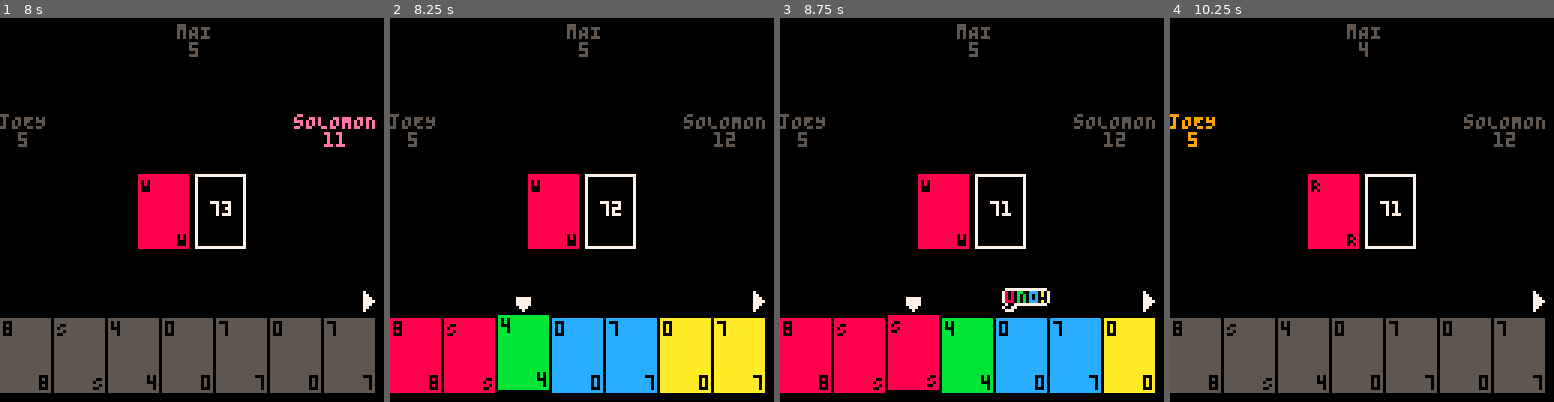
Above: before the commit, frames 1-4 (left to right).
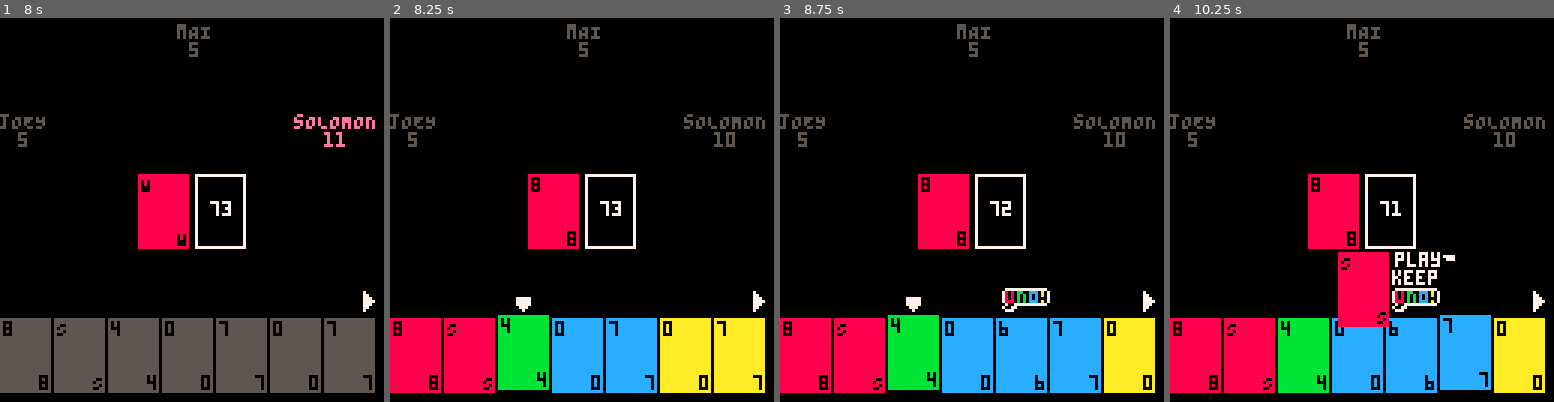
Above: after the commit, the same moments.

Repository: jakeharris/picuno
Game: PICO-8 cartridge carts/picuno.p8
The game is run twice, just before and just after one commit, with the same random seed, the same clock (stepped at 60 frames per second) and the same inputs.
Inputs:
- Up to frame 1 (8 s): tap X (X key) at 0.33, 1.07, 1.85, 2.97, 4.08, 5.2, 6.32, 7.43 s; tap O (Z key) at 0.7, 1.7, 2.1, 2.5, 2.9, 3.3, 3.7, 4.1, 4.5, 4.9, 5.3, 5.7, 6.1, 6.5, 6.9, 7.3, 7.7 s; hold Right 1.6-2.1 s; hold Up 2.15-2.42 s; hold Right 2.47-3.03 s; hold Left 3.08-3.58 s; hold Down 3.63-3.97 s; hold Right 4.02-4.68 s; hold Up 4.73-5.03 s; hold Left 5.08-5.68 s; hold Down 5.73-6.03 s; hold Right 6.08-6.58 s; hold Right 6.63-7.13 s; hold Up 7.18-7.45 s; hold Right from 7.5 s (still down)
- Up to frame 2 (8.25 s): release Right at 8.07 s; tap O (Z key) at 8.1 s; hold Left from 8.12 s (still down)
- Up to frame 3 (8.75 s): tap O (Z key) at 8.5 s; tap X (X key) at 8.55 s; release Left at 8.62 s; hold Down from 8.67 s (still down)
- Up to frame 4 (10.25 s): tap O (Z key) every 0.4 s from 8.9 to 10.1 s; release Down at 9 s; hold Right 9.05-9.72 s; tap X (X key) at 9.67 s; hold Up 9.77-10.07 s; hold Left from 10.12 s (still down)

Frame 1 is identical in both runs. In frame 2, 0.1% of the frame differs, in the area x 36-90%, y 30-59%; in frame 3, 5.2%; in frame 4, 21%, in the area x 0-98%, y 6-98%.

Commit message:
Finish implementing Solomon Mutou

Diff:
--- a/carts/picuno.p8
+++ b/carts/picuno.p8
@@ -1014,18 +1014,20 @@
   -- play a card in the most common color
   -- @todo: deprioritize wilds
 
-  local best_card = _solomon_find_best_card(players[player].hand)
+  local result = _solomon_find_best_card(players[player].hand)
+  local best_card = result.best_card
+  local color_counts = result.color_counts
 
   if best_card then
     del(players[player].hand, best_card)
-    _solomon_play_card(best_card)
+    _solomon_play_card(best_card, color_counts)
     if #players[player].hand == 1 then
       _solomon_try_defensive_uno(player)
     end
   else
     local card = draw()
     if can_play(card) then
-      _solomon_play_card(card)
+      _solomon_play_card(card, color_counts)
       if #players[player].hand == 1 then
         _solomon_try_defensive_uno(player)
       end
@@ -1039,11 +1041,11 @@
 function _solomon_find_best_card(hand)
 
   local color_counts = {
-    { color=0, count=0 },
-    { color=1, count=0 },
-    { color=2, count=0 },
-    { color=3, count=0 },
-    { color=4, count=0 },
+    { id=0, count=0 },
+    { id=1, count=0 },
+    { id=2, count=0 },
+    { id=3, count=0 },
+    { id=4, count=0 },
   }
   local playable_cards = {}
   local best_card = nil
@@ -1068,18 +1070,12 @@
     end
   end
 
-  if best_card then
-    printh('best card: ' .. best_card.color .. ',' .. best_card.rank)
-  else
-    printh('best card is nil')
-  end
-
-  return best_card
-end
-
-function _solomon_play_card(card) -- this could be generalized for all AIs, taking a wild-picking function
+  return { best_card = best_card, color_counts = color_counts }
+end
+
+function _solomon_play_card(card, color_counts) -- this could be generalized for all AIs, taking a wild-picking function
   if card.color == 4 then -- if wild
-    card.color = sort(color_counts, compare_color_counts)[1]
+    card.color = sort(color_counts, compare_color_counts)[1].id
   end
   resolve_card(card)
   add(discard, card)
@@ -1095,12 +1091,12 @@
 function compare_color_counts(a, b)
   -- deprioritize wilds
   if a.color == 4 and b.color != 4 then
+    return 1
+  elseif a.color != 4 and b.color == 4 then
     return -1
-  elseif a.color != 4 and b.color == 4 then
-    return 1
   else
     -- order otherwise by number of cards in that color
-    return a.count - b.count
+    return b.count - a.count
   end
 end
 
